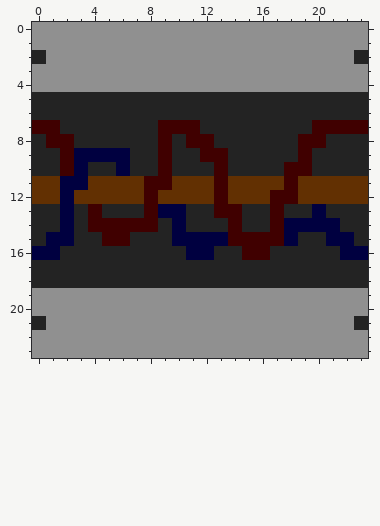
Two states of a pixel-art sprite, Level_Models/wall_horizontal.png. This is how it looked before the edit.
The file is 24x24 pixels.
And afterwards:
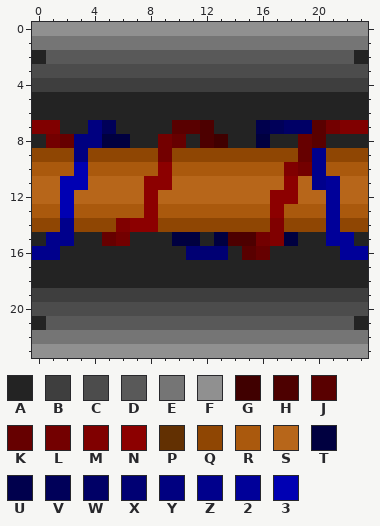
Palette (. is transparent): A #232323  B #3e3e3e  C #4c4c4c  D #595959  E #757575  F #909090  G #400000  H #4d0000  J #590000  K #660000  L #730000  M #800000  N #8c0000  P #623002  Q #8f4603  R #aa590d  S #b7661a  T #000040  U #00004d  V #000059  W #000066  X #000073  Y #000080  Z #00008c  2 #000099  3 #0000b3
Changes in this commit:
Changed rows in their new state; - is an unchanged pixel.
first column x 0:
 1 EEEEEEEEEEEEEEEEEEEEEEEE
 2 -DDDDDDDDDDDDDDDDDDDDDD-
 3 CCCCCCCCCCCCCCCCCCCCCCCC
 4 BBBBBBBBBBBBBBBBBBBBBBBB
 7 MM--YV---AJJH---UVWWJLMM
 8 -LKYYTT--LKAHG--T--KJ---
 9 QQQYQQQQQLQQQQQQQQQKZQQQ
10 RRR3RRRRRNRRRRRRRRMLZRRR
11 SS33SSSSNNSSSSSSSSNSZ2SS
12 SS3SSSSSNSSSSSSSSNNSS2SS
13 RR3RRRRRNRRRRRRRRNRRR2RR
14 QQZQQQMNNQQQQQQQQMQQQ2QQ
15 -ZZ--KL-----A-HHLM---22-
16 ZZ---------XXX-JK-----22
19 BBBBBBBBBBBBBBBBBBBBBBBB
20 CCCCCCCCCCCCCCCCCCCCCCCC
21 -DDDDDDDDDDDDDDDDDDDDDD-
22 EEEEEEEEEEEEEEEEEEEEEEEE
Pixel boxes of the changes (left, top, right, bottom) in both pictures:
changed: (32, 36, 368, 344)
